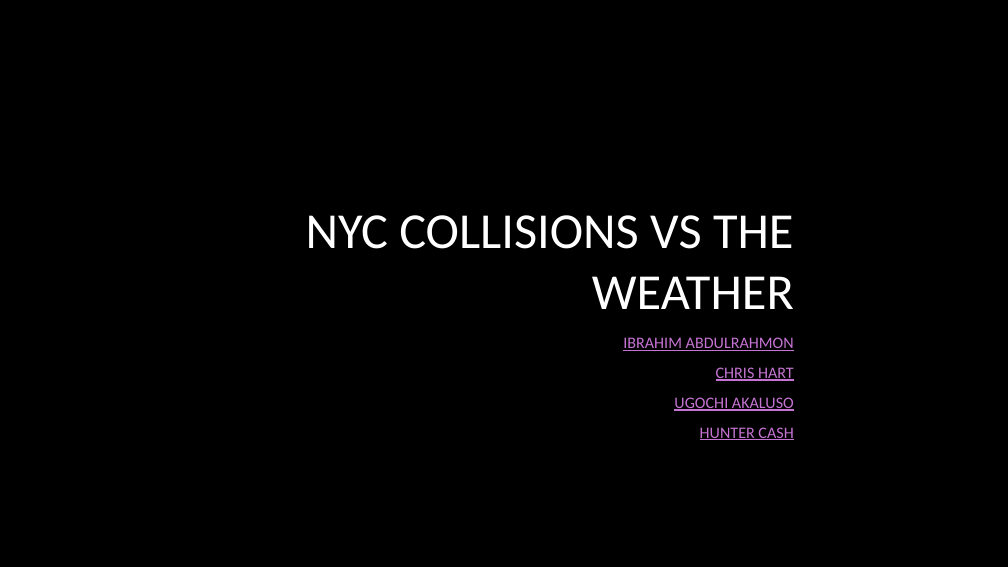
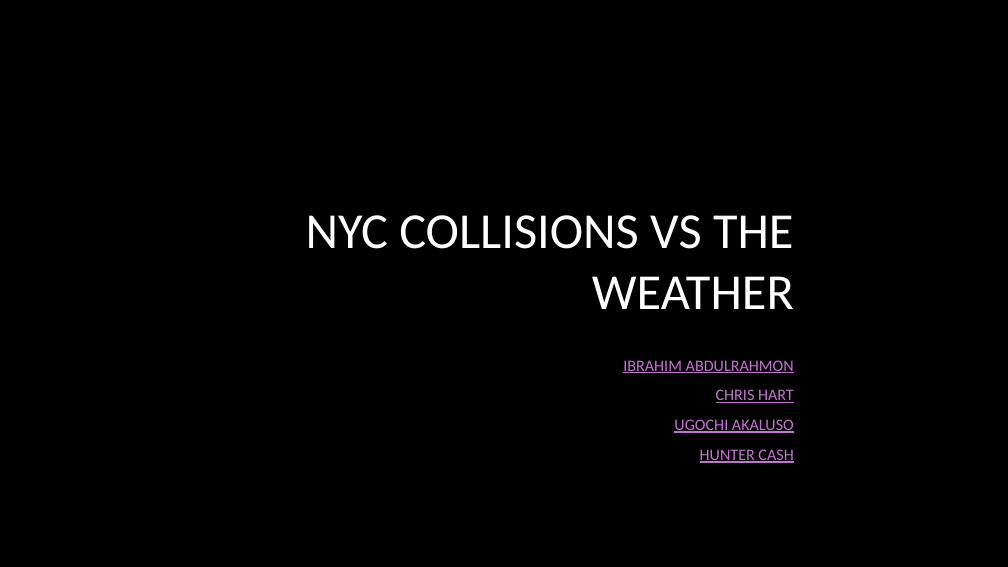
Before and after one commit to huntercash/ProjectOne, a slide deck: slide 1 of reports/Presentation1.pptx. Drawn at 1008x567 pixels with LibreOffice and Linux fonts; fonts in the diff are those of the drawing; background and template pictures are left out. Boxes give left, top, right and bottom in pixels: in the first picture for what was removed or moved away, otherwise in the second. Text is boxed around its words. In the diff, an @@ line names an element or a change of style, - is before the commit and + after.

```diff
--- a/reports/Presentation1.pptx
+++ b/reports/Presentation1.pptx
@@ subtitle "IBRAHIM ABDULRAHMON": place and size @@
-subtitle "IBRAHIM ABDULRAHMON" at [623, 337, 794, 440]
+subtitle "IBRAHIM ABDULRAHMON" at [623, 360, 794, 463]
```
Also in this commit, not shown: 3 other slides changed, 18 slides added, 4 slides removed, 2 other files.
